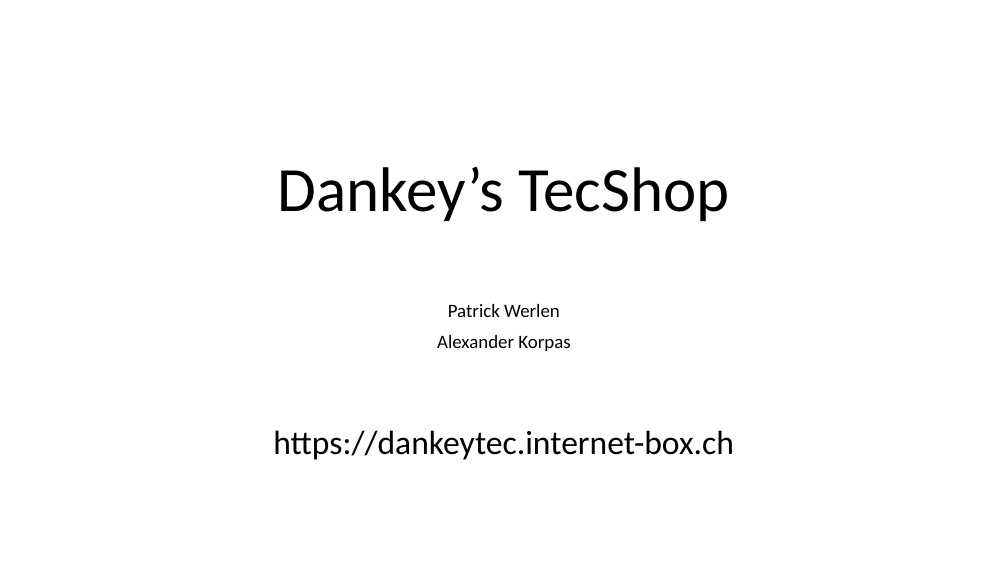
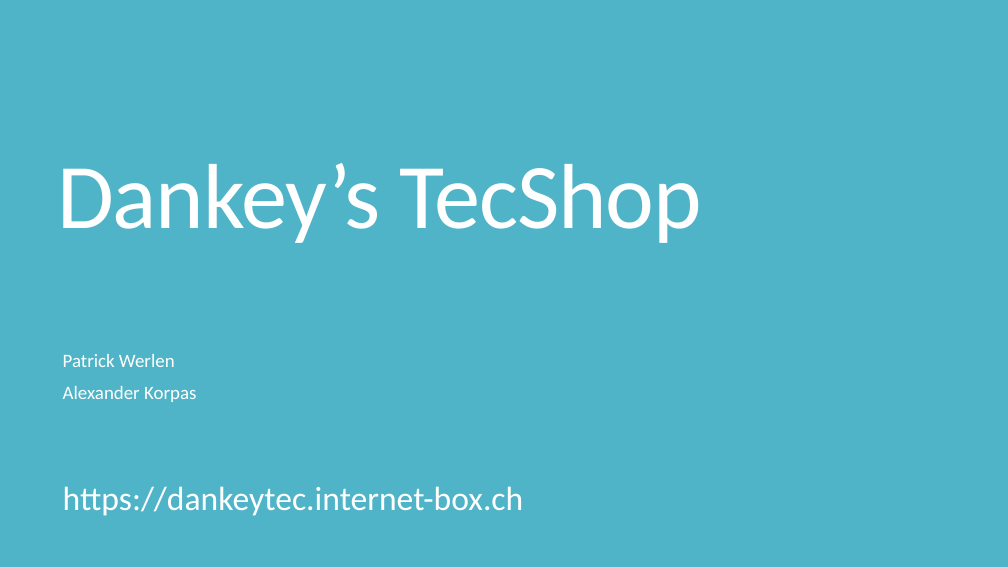
Before and after one commit to seafewd/dankey, a slide deck: slide 1 of presentation.pptx. Drawn at 1008x567 pixels with LibreOffice and Linux fonts; fonts in the diff are those of the drawing. Boxes give left, top, right and bottom in pixels: in the first picture for what was removed or moved away, otherwise in the second. Text is boxed around its words. In the diff, an @@ line names an element or a change of style, - is before the commit and + after.

```diff
--- a/presentation.pptx
+++ b/presentation.pptx
@@ background #FFFFFF to #50B4C8 @@
@@ title "Dankey’s TecShop": place and size @@
-title "Dankey’s TecShop" at bbox=[278, 166, 730, 221]
+title "Dankey’s TecShop" at bbox=[57, 163, 701, 243]
@@ title "Dankey’s TecShop" at bbox=[57, 163, 701, 243]: size 60 to 88 pt, text colour #000000 to #FFFFFF, letter spacing 0 to -1.2 pt; alignment centre to left; line spacing 0.9 to 0.8 @@
@@ subtitle "Patrick Werlen": place and size @@
-subtitle "Patrick Werlen" at bbox=[273, 304, 734, 460]
+subtitle "Patrick Werlen" at bbox=[63, 354, 524, 516]
@@ subtitle "Patrick Werlen" at bbox=[63, 354, 524, 516]: text colour #000000 to #FFFFFF; alignment centre to left; line spacing 0.9 to 0.85; more space between paragraphs @@
```
Also in this commit, not shown: 2 other slides changed, 5 other files.
